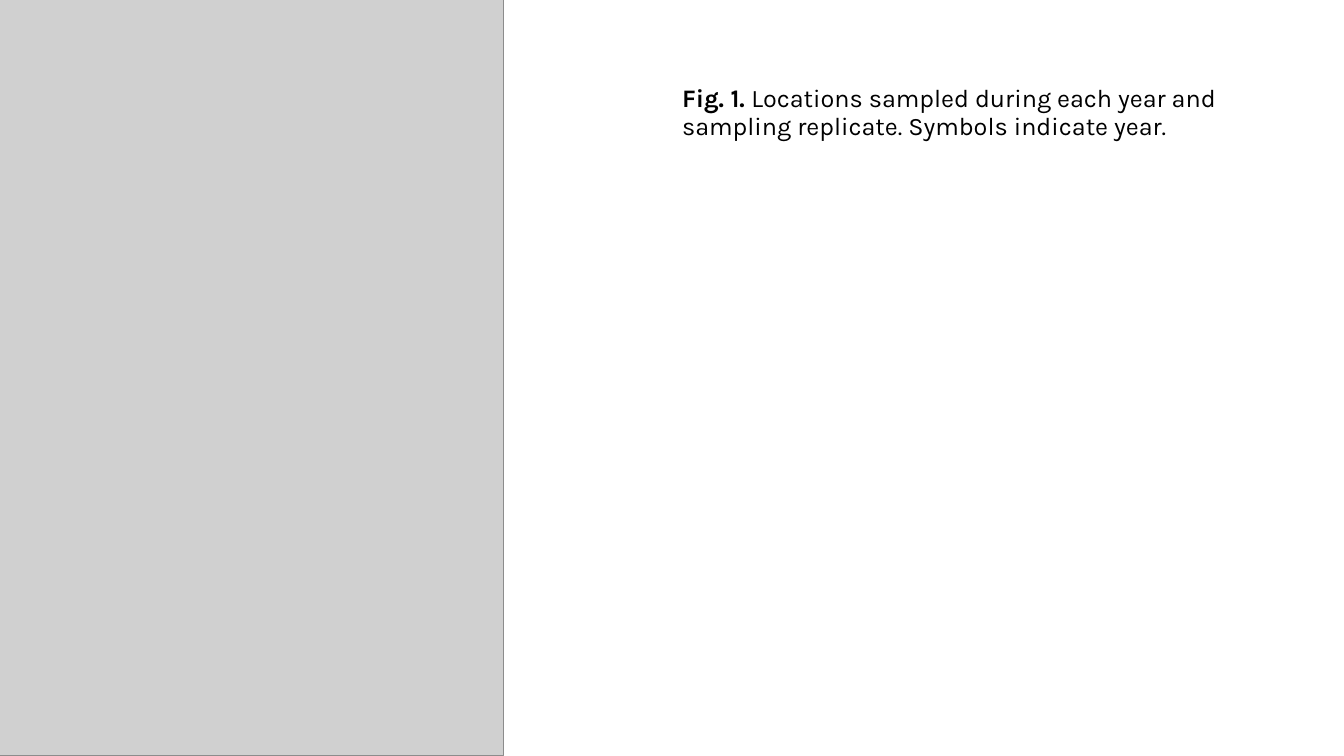
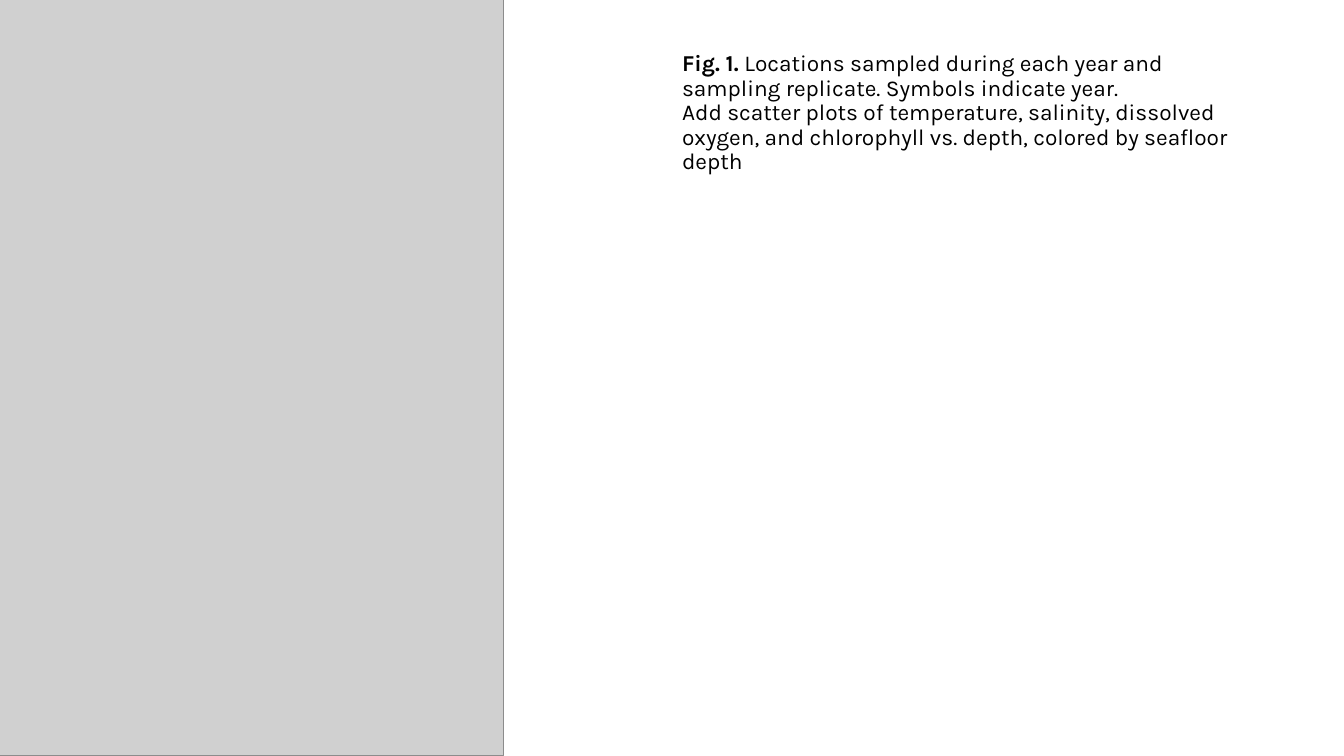
Before and after one commit to LukeABobay/larval-fish-community-analysis, a slide deck: slide 2 of Figures and tables final data set.pptx. Drawn at 1344x756 pixels with LibreOffice and Linux fonts; fonts in the diff are those of the drawing; grey boxes stand for pictures. Boxes give left, top, right and bottom in pixels: in the first picture for what was removed or moved away, otherwise in the second. Text is boxed around its words. In the diff, an @@ line names an element or a change of style, - is before the commit and + after.

```diff
--- a/Figures and tables final data set.pptx
+++ b/Figures and tables final data set.pptx
@@ title at box(682, 55, 1227, 175): text changed; size 18 to 16.2 pt @@
-Fig. 1. Locations sampled during each year and sampling replicate. Symbols indicate year.
+Fig. 1. Locations sampled during each year and sampling replicate. Symbols indicate year.
+Add scatter plots of temperature, salinity, dissolved oxygen, and chlorophyll vs. depth, colored by seafloor depth
```
Also in this commit, not shown: 2 other slides changed, 2 slides added, 1 slide removed, 10 other files.
